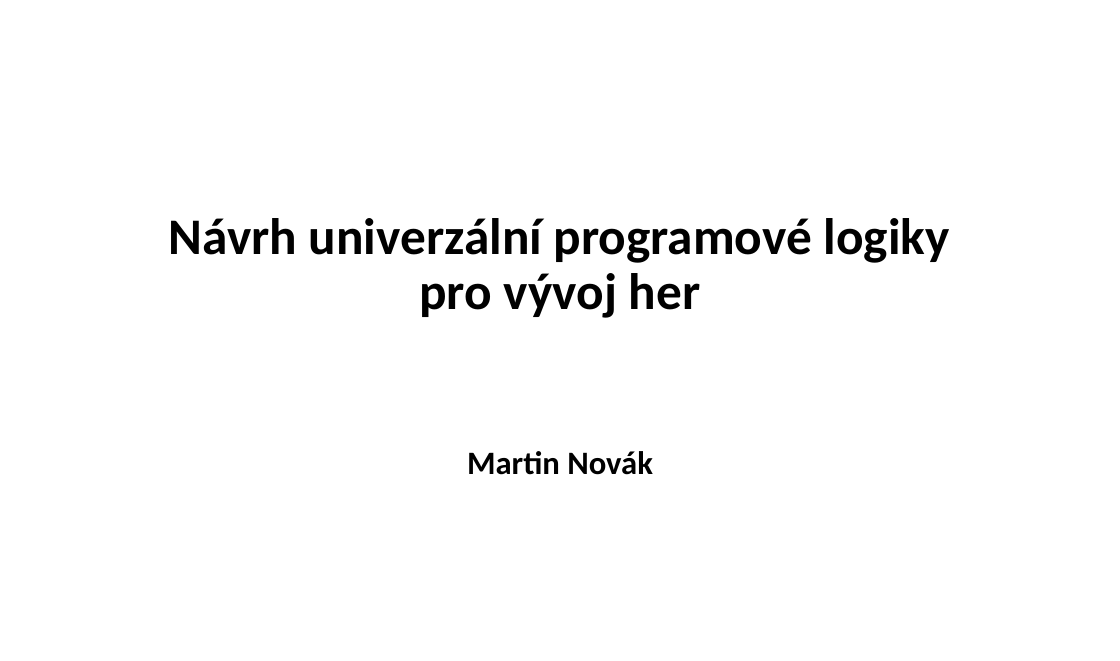
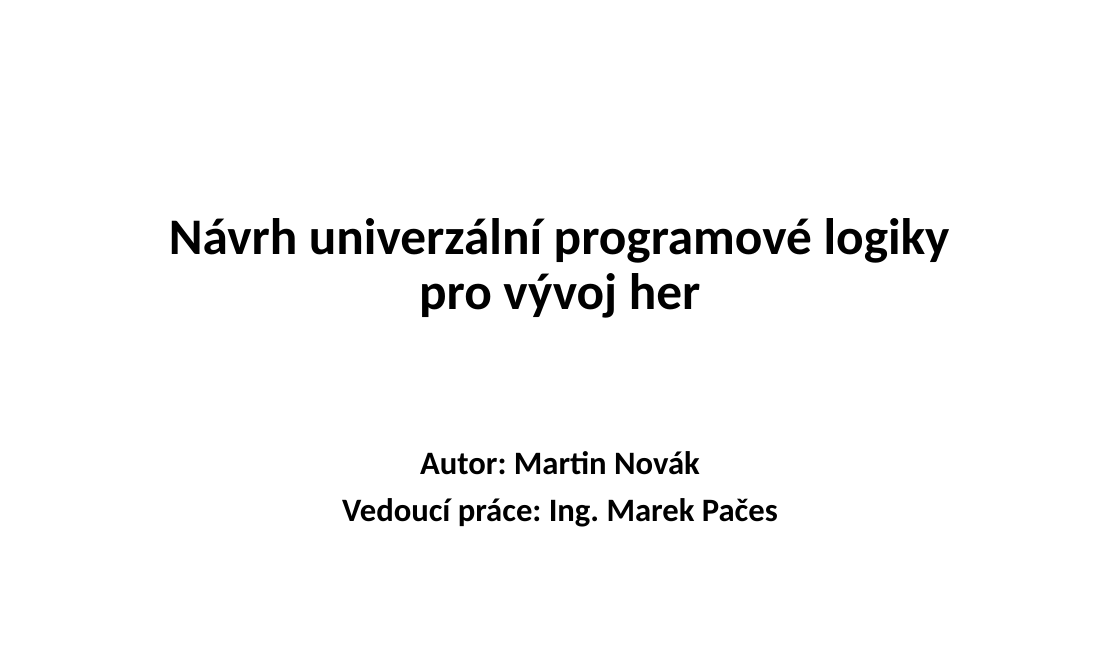
Before and after one commit to pjocesoj/bakalarka-git, a slide deck: slide 1 of prezentace/obhajoba.pptx. Drawn at 1120x661 pixels with LibreOffice and Linux fonts; fonts in the diff are those of the drawing; background and template pictures are left out. Boxes give left, top, right and bottom in pixels: in the first picture for what was removed or moved away, otherwise in the second. Text is boxed around its words. In the diff, an @@ line names an element or a change of style, - is before the commit and + after.

```diff
--- a/prezentace/obhajoba.pptx
+++ b/prezentace/obhajoba.pptx
@@ text at [342, 451, 778, 527]: text changed @@
-Martin Novák
+Autor: Martin Novák
+Vedoucí práce: Ing. Marek Pačes
```
Also in this commit, not shown: 3 other slides changed, 1 slide added.
